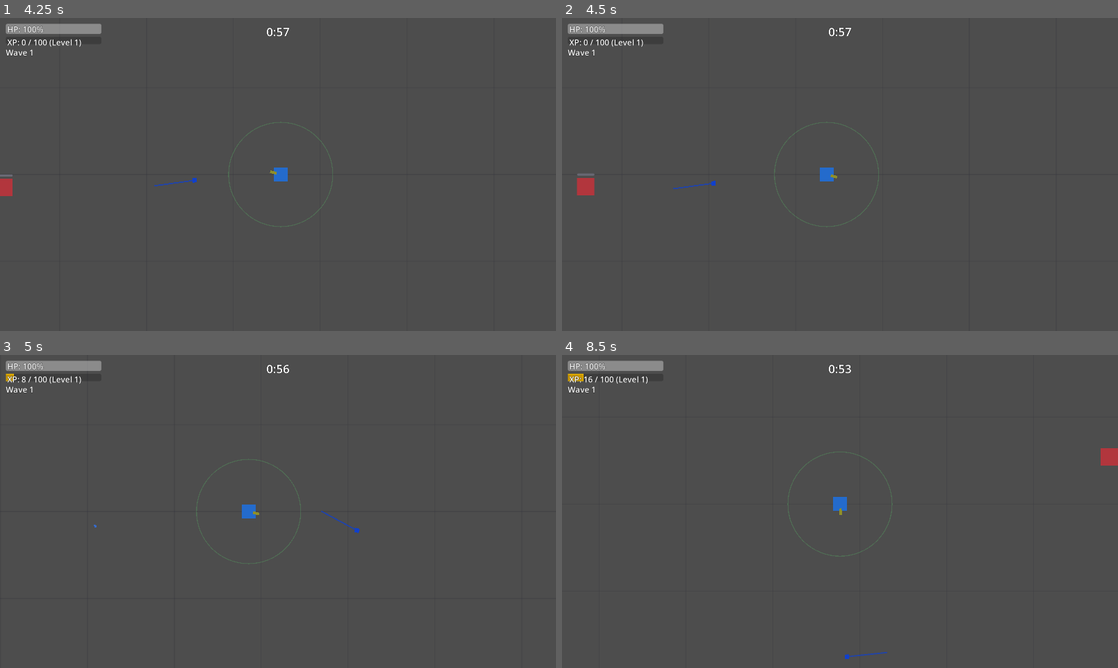
Above: before the commit, frames 1-4 (two rows, left to right).
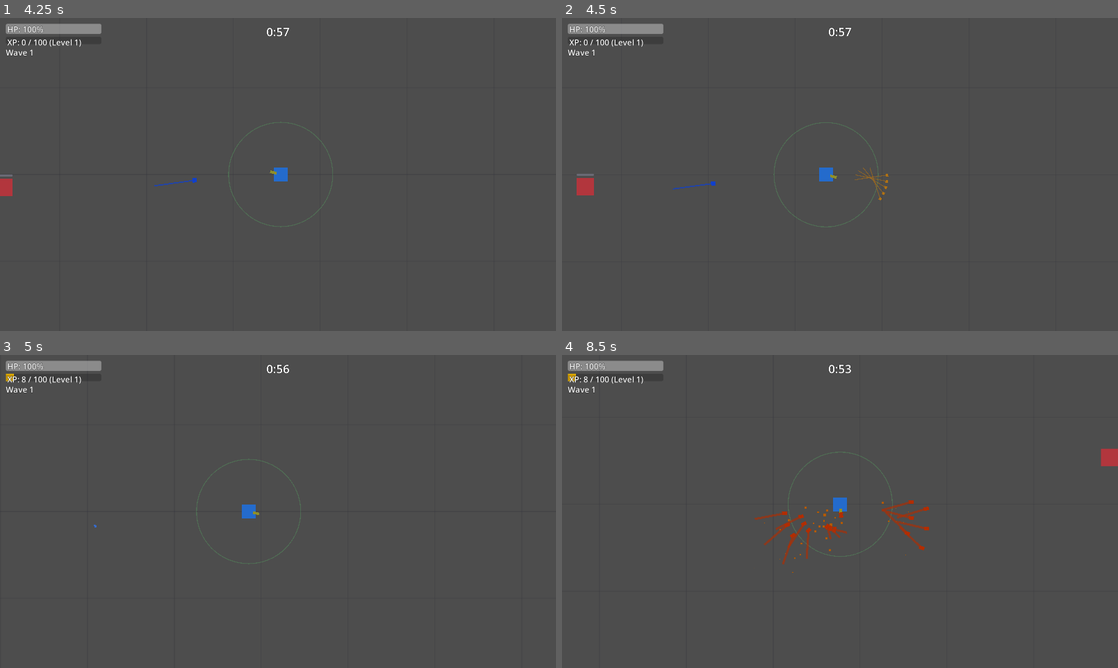
Above: after the commit, the same moments.

Repository: alanjayspector/scrap-survivor-godot
Game: Godot game, scene res://scenes/ui/character_selection.tscn
Same seed, same stepped clock (60 frames per second), same inputs: the game is played once before the commit and once after it. Sound files missing from this copy of the repository are replaced by a short silence.
Inputs (mouse positions are in pixels of both pictures, inside the frame that each line leads up to):
- Up to frame 1 (4.25 s): click "Wasteland" at 0.5 s; tap Enter at 1.25 s; move the mouse to (400, 158) at 1.27 s; hold D (move_right) 1.28-2 s; hold Shift 1.28-2 s; click (400, 158) at 1.42 s; drag from (166, 190) to (372, 158) at 2.02 s; move the mouse to (333, 105) at 2.77 s; hold D (move_right) 2.78-3.5 s; tap Ctrl at 2.85 s; drag from (250, 237) to (111, 127) at 3.52 s
- Up to frame 2 (4.5 s): move the mouse to (1006, 221) at 4.27 s; hold A (move_left) from 4.28 s (still down); hold 2 from 4.28 s (still down)
- Up to frame 3 (5 s): keep holding A (move_left); keep holding 2
- Up to frame 4 (8.5 s): release A (move_left) at 5 s; release 2 at 5 s; drag from (673, 464) to (923, 530) at 5.02 s; move the mouse to (867, 511) at 5.77 s; hold S (move_down) 5.78-6.5 s; hold 4 5.78-6.5 s; click (867, 511) at 5.92 s; drag from (756, 433) to (1040, 511) at 6.52 s; move the mouse to (962, 495) at 7.27 s; hold W (move_up) 7.28-8 s; hold 6 7.28-8 s; drag from (728, 527) to (840, 542) at 8.02 s

Frame 1 is identical in both runs. In frame 2, 0.2% of the frame differs, in the area x 2-59%, y 33-67%; in frame 3, less than 0.1%; in frame 4, 0.9%, in the area x 2-100%, y 6-98%.

Commit message:
fix(audio): set weapon tier to SUBSCRIPTION for iOS testing
- Add WeaponService.set_tier(SUBSCRIPTION) in wasteland.gd
- Unlocks all 10 weapons for debug weapon switcher testing
- Includes Phase 1.2 audio playback call in player.gd
- Fixes weapon switching failure (tier validation blocking 8/10 weapons)

Week 14 Phase 1.2 QA fix - temporary until account system implemented

🤖 Generated with [Claude Code](https://claude.com/claude-code)

Co-Authored-By: Claude <noreply@anthropic.com>

Diff:
--- a/scenes/game/wasteland.gd
+++ b/scenes/game/wasteland.gd
@@ -39,6 +39,11 @@
 	# (FREE tier has 0 balance cap and blocks all currency collection)
 	BankingService.set_tier(BankingService.UserTier.PREMIUM)
 	print("[Wasteland] Player tier set to PREMIUM")
+
+	# Set weapon tier to SUBSCRIPTION for testing all weapons (Week 14 QA)
+	# TODO: Remove when proper account system is implemented
+	WeaponService.set_tier(WeaponService.UserTier.SUBSCRIPTION)
+	print("[Wasteland] Weapon tier set to SUBSCRIPTION (all weapons unlocked)")
 
 	# Verify scene nodes loaded
 	print("[Wasteland] Camera: ", camera)
--- a/scripts/entities/player.gd
+++ b/scripts/entities/player.gd
@@ -416,6 +416,9 @@
 		consecutive_shots += 1
 		spinup_timer = 0.0  # Reset timer on successful shot
 
+		# Play weapon sound (Week 14 Phase 1.2)
+		WeaponService.play_weapon_sound(equipped_weapon_id, global_position)
+
 		GameLogger.debug("Player fired weapon", {"weapon_id": equipped_weapon_id})
 
 
